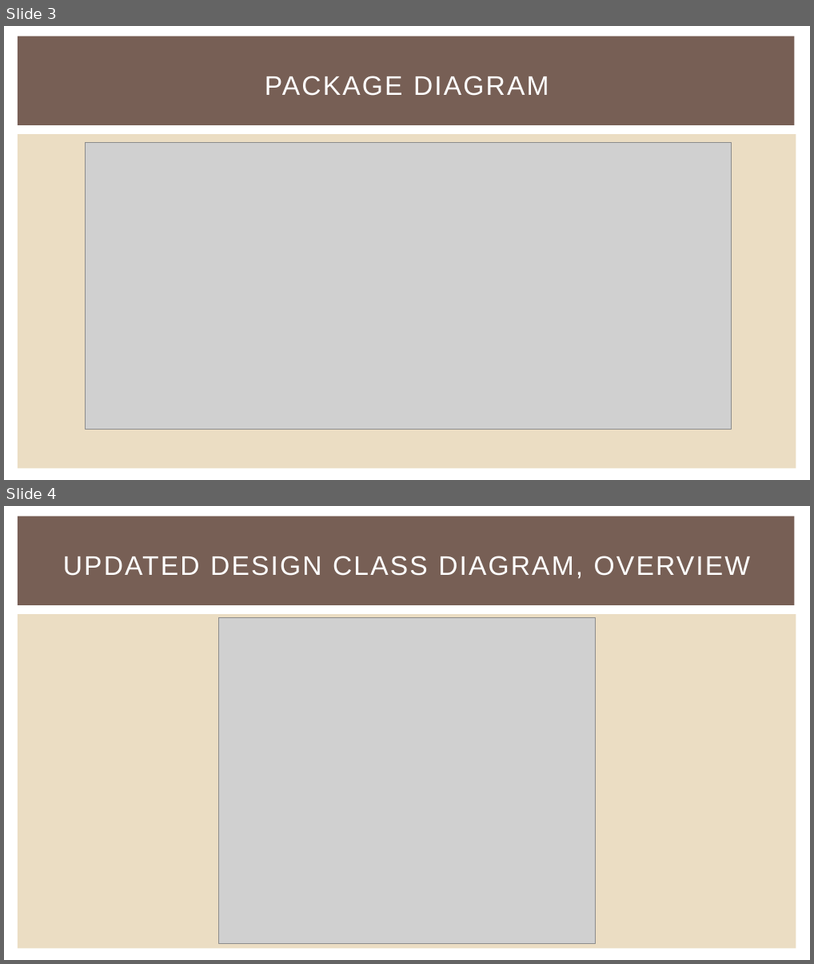
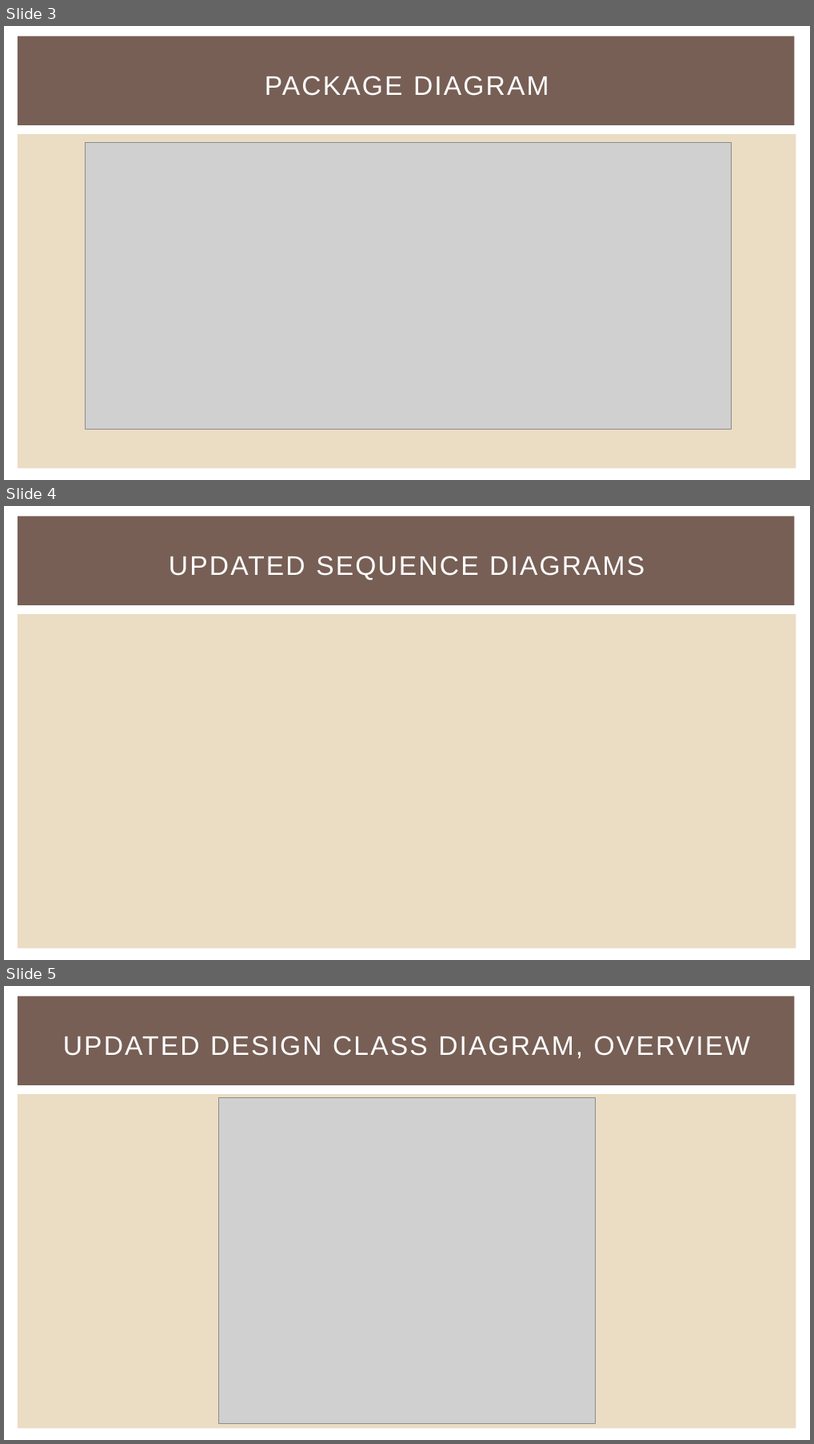
Before and after one commit to NickWaltCSU/cs414-f17-301-UltraLiteCoding, a slide deck: Presentation 4/Presentation.pptx. Shown one above the other, each under a label of ours: slides 3 and 4 before the commit, slides 3, 4 and 5 after it. The pictures are 814x964 and 814x1444 pixels, drawn with LibreOffice and Linux fonts; fonts in the diff are those of the drawing; grey boxes stand for pictures. Boxes give left, top, right and bottom in pixels: in the first picture for what was removed or moved away, otherwise in the second. Text is boxed around its words. In the diff, an @@ line names an element or a change of style, - is before the commit and + after.

```diff
--- a/Presentation 4/Presentation.pptx
+++ b/Presentation 4/Presentation.pptx
@@ slide 4 added at bbox=[4, 506, 810, 960], background #FFFFFF; not listed: 2 template elements that a slide beside it also shows @@
@@ title added at bbox=[169, 556, 645, 580], 32 pt, text #FFFFFF @@
+UPDATED SEQUENCE DIAGRAMS
@@ what was slide 4 is now slide 5 @@
```
Also in this commit, not shown: 1 other file.
